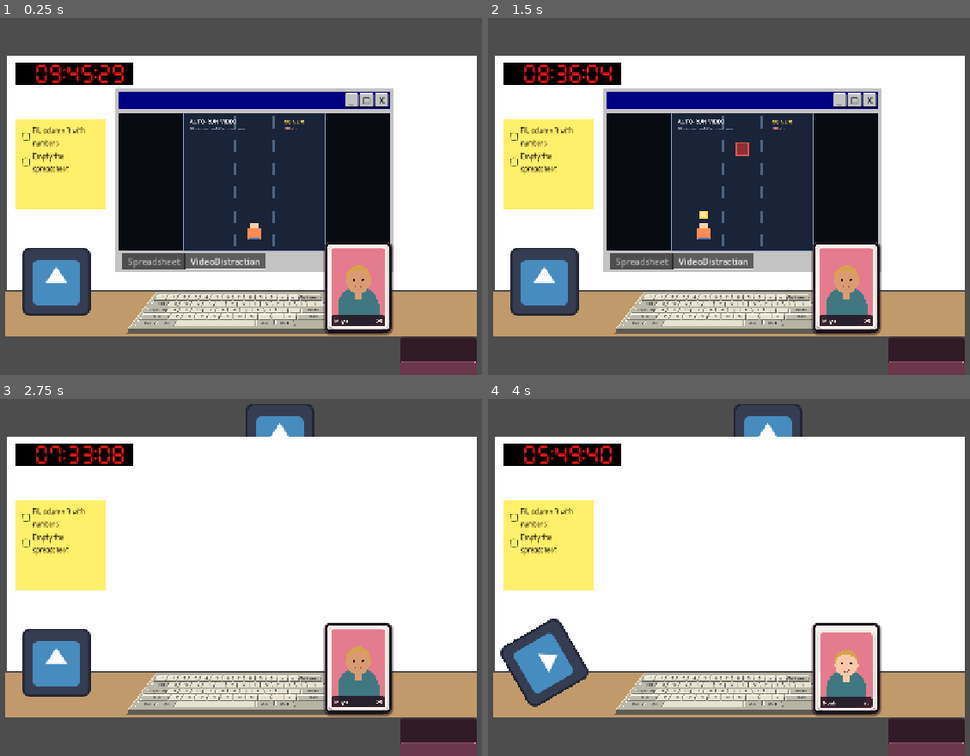
Above: before the commit, frames 1-4 (two rows, left to right).
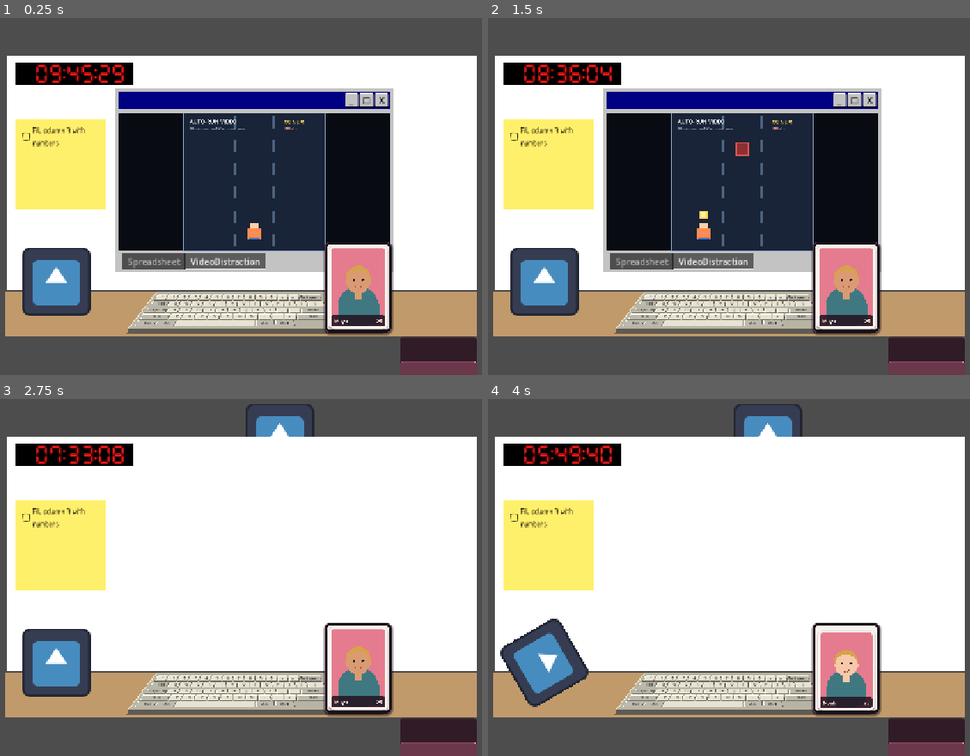
Above: after the commit, the same moments.

Repository: Jelleas/gmtk-2026
Game: Godot game, scene res://src/office/office.tscn
The game is run twice, just before and just after one commit, with the same random seed, the same clock (stepped at 60 frames per second) and the same inputs. This scene is started directly instead of the project's main scene. The engine's default icon, where the game draws it, is replaced by a stand-in: a white triangle on a blue panel in a dark square.
Inputs (mouse positions are in pixels of both pictures, inside the frame that each line leads up to):
- Up to frame 1 (0.25 s): no input
- Up to frame 2 (1.5 s): click "_" at 0.5 s; click "□" at 1.25 s
- Up to frame 3 (2.75 s): click "X" at 2 s
- Up to frame 4 (4 s): tap Enter at 2.75 s; drag from (545, 663) to (796, 477) at 2.77 s; drag from (844, 666) to (545, 663) at 3.52 s

The runs differ from the first frame. In frame 1, 0.2% of the frame differs, in the area x 4-15%, y 37-44%; in frame 2, 0.2%; in frame 3, 0.2%; in frame 4, 0.2%.

Commit message:
SpreadsheetTask

Diff:
--- a/src/computer/task/empty_spreadsheet_task.gd
+++ b/src/computer/task/empty_spreadsheet_task.gd
@@ -1,5 +1,5 @@
 class_name EmptySpreadsheetTask
-extends Task
+extends SpreadsheetTask
 
 func _init(spreadsheet: Spreadsheet) -> void:
 	super._init(
@@ -7,16 +7,18 @@
 		"Empty the spreadsheet",
 		spreadsheet,
 	)
-	spreadsheet.cell_text_changed.connect(_on_cell_text_changed)
+
+func start_task() -> void:
+	var spreadsheet := get_spreadsheet()
+	spreadsheet.clear_cells()
+	for row in range(spreadsheet.ROWS):
+		for col in range(spreadsheet.COLS):
+			spreadsheet.set_cell_text(row, col, str(randi_range(1, 99)))
 
 func check_completed() -> bool:
-	var spreadsheet := target as Spreadsheet
+	var spreadsheet := get_spreadsheet()
 	for row in range(spreadsheet.ROWS):
 		for col in range(spreadsheet.COLS):
 			if not spreadsheet.get_cell_text(row, col).is_empty():
 				return false
 	return true
-
-func _on_cell_text_changed(_row: int, _col: int, _text: String) -> void:
-	if check_completed():
-		EventBus.task_completed.emit(self)
--- a/src/computer/task/fill_column_task.gd
+++ b/src/computer/task/fill_column_task.gd
@@ -1,5 +1,5 @@
 class_name FillColumnTask
-extends Task
+extends SpreadsheetTask
 
 const COLUMN_NUMBERS: Array[String] = [
 	"first",
@@ -23,21 +23,22 @@
 	else:
 		col_number = _col_number
 
-	spreadsheet.cell_text_changed.connect(_on_cell_text_changed)
-
 	super._init(
 		"Fill column %s" % [col_number],
 		"Fill column %s with numbers" % [col_number],
 		spreadsheet,
 	)
 
+func start_task() -> void:
+	var spreadsheet := get_spreadsheet()
+	spreadsheet.clear_cells()
+	for row in range(spreadsheet.ROWS):
+		spreadsheet.set_cell_placeholder(row, col_number, "0")
+		spreadsheet.set_cell_highlighted(row, col_number, true)
+
 func check_completed() -> bool:
-	var spreadsheet := target as Spreadsheet
+	var spreadsheet := get_spreadsheet()
 	for row in range(spreadsheet.ROWS):
 		if not spreadsheet.get_cell_text(row, col_number).is_valid_float():
 			return false
 	return true
-
-func _on_cell_text_changed(_row: int, _col: int, _text: String) -> void:
-	if check_completed():
-		EventBus.task_completed.emit(self)
--- a/src/computer/task/fill_row_task.gd
+++ b/src/computer/task/fill_row_task.gd
@@ -1,5 +1,5 @@
 class_name FillRowTask
-extends Task
+extends SpreadsheetTask
 
 const ROW_NUMBERS: Array[String] = [
 	"first",
@@ -23,21 +23,22 @@
 	else:
 		row_number = _row_number
 
-	spreadsheet.cell_text_changed.connect(_on_cell_text_changed)
-
 	super._init(
 		"Fill row %s" % [row_number],
 		"Fill row %s with numbers" % [row_number],
 		spreadsheet,
 	)
 
+func start_task() -> void:
+	var spreadsheet := get_spreadsheet()
+	spreadsheet.clear_cells()
+	for col in range(spreadsheet.COLS):
+		spreadsheet.set_cell_placeholder(row_number, col, "0")
+		spreadsheet.set_cell_highlighted(row_number, col, true)
+
 func check_completed() -> bool:
-	var spreadsheet := target as Spreadsheet
+	var spreadsheet := get_spreadsheet()
 	for col in range(spreadsheet.COLS):
 		if not spreadsheet.get_cell_text(row_number, col).is_valid_float():
 			return false
 	return true
-
-func _on_cell_text_changed(_row: int, _col: int, _text: String) -> void:
-	if check_completed():
-		EventBus.task_completed.emit(self)
--- /dev/null
+++ b/src/computer/task/spreadsheet_task.gd
@@ -0,0 +1,13 @@
+@abstract class_name SpreadsheetTask
+extends Task
+
+func _init(p_title: String, p_description: String, spreadsheet: Spreadsheet) -> void:
+	super._init(p_title, p_description, spreadsheet)
+	spreadsheet.cell_text_changed.connect(_on_cell_text_changed)
+
+func get_spreadsheet() -> Spreadsheet:
+	return target as Spreadsheet
+
+func _on_cell_text_changed(_row: int, _col: int, _text: String) -> void:
+	if check_completed():
+		EventBus.task_completed.emit(self)
--- a/src/computer/task/task.gd
+++ b/src/computer/task/task.gd
@@ -9,4 +9,5 @@
 	description = p_description
 	target = p_target
 
+@abstract func start_task() -> void
 @abstract func check_completed() -> bool
--- a/src/computer/task/task_store.gd
+++ b/src/computer/task/task_store.gd
@@ -15,13 +15,18 @@
 
 func assign_new_task() -> Task:
 	var available_types := TASK_TYPES.filter(func(task_type: Script) -> bool:
-		return not _has_active_task_of_type(task_type)
+		if _has_active_task_of_type(task_type):
+			return false
+		if _is_spreadsheet_task_type(task_type) and _has_active_spreadsheet_task():
+			return false
+		return true
 	)
 	if available_types.is_empty():
 		return null
 
 	var task_type: Script = available_types[randi() % available_types.size()]
 	var task: Task = task_type.new(spreadsheet)
+	task.start_task()
 	active_tasks.append(task)
 
 	EventBus.task_added.emit(task)
@@ -33,5 +38,19 @@
 			return true
 	return false
 
+func _has_active_spreadsheet_task() -> bool:
+	for task in active_tasks:
+		if task is SpreadsheetTask:
+			return true
+	return false
+
+func _is_spreadsheet_task_type(task_type: Script) -> bool:
+	var current: Script = task_type
+	while current:
+		if current == SpreadsheetTask:
+			return true
+		current = current.get_base_script()
+	return false
+
 func on_task_completed(task: Task) -> void:
 	active_tasks.erase(task)
Not shown, added: src/computer/task/fill_column_task.gd.uid
Not shown, added: src/computer/task/spreadsheet_task.gd.uid
